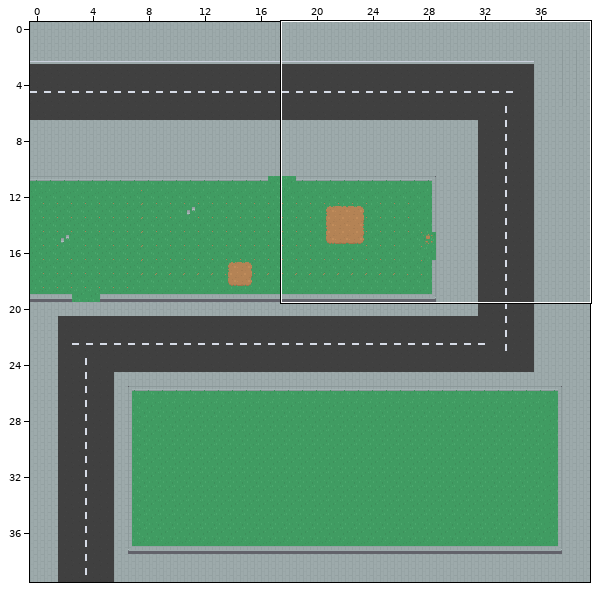
Tiled map (JSON) -- assets/map/level1.json. The picture above shows the old version from afar; the outline marks the close-up.
Close-up. First the earlier version:
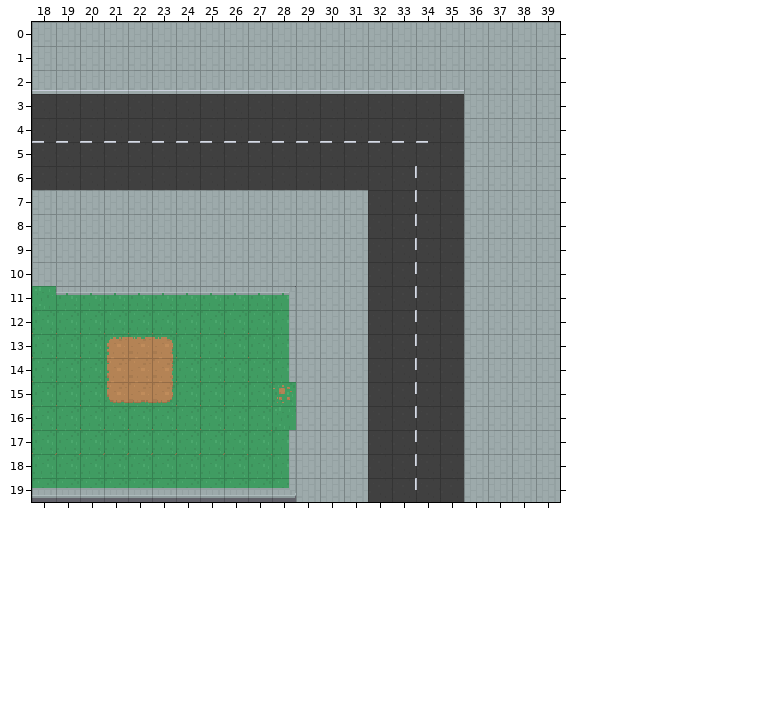
Cells are 16x16 px. Shown: x 18..39, y 0..19. The commit also changed other parts of the map, which this record leaves out.
And afterwards:
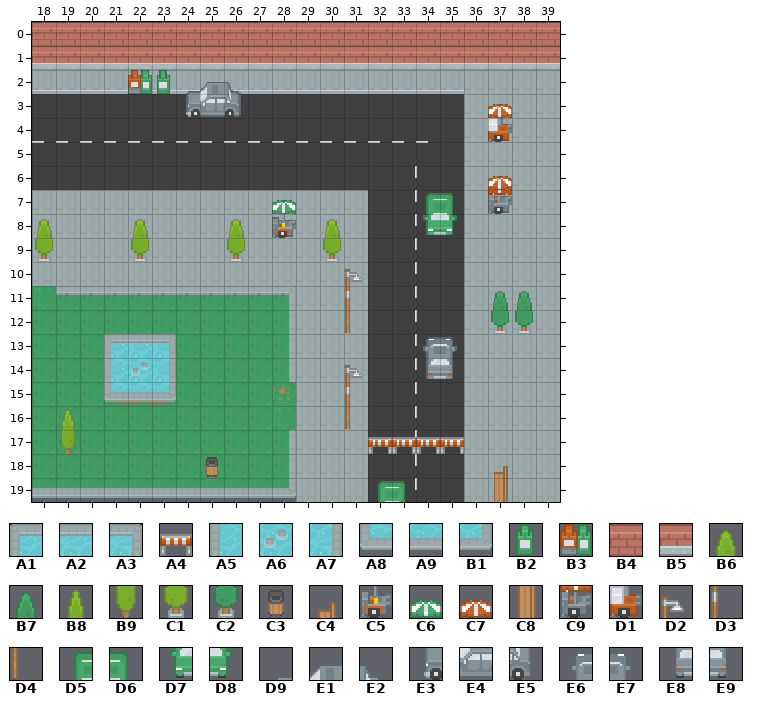
Key: from "modern": A1 174, A2 175, A3 176, A4 209, A5 211, A6 212, A7 213, A8 248, A9 249, B1 250, B2 288, B3 289, B4 335, B5 372, B6 401, B7 403, B8 404, B9 441, C1 475, C2 477, C3 497, C4 534, C5 550, C6 552, C7 553, C8 571, C9 588, D1 590, D2 600, D3 637, D4 674, D5 699, D6 700, D7 736, D8 737, D9 771, E1 772, E2 773, E3 808, E4 809, E5 810, E6 845, E7 846, E8 882, E9 883.
__ is an empty cell.
Tiles of an added or newly shown layer are drawn over the layers below it.
Change:
{"where": "layer \"World Level\" (now shown)"}
{"y":0,"x":18,"old":"__ __ __ __ __ __ __ __ __ __ __ __ __ __ __ __ __ __ __ __ __ __","new":"B4 B4 B4 B4 B4 B4 B4 B4 B4 B4 B4 B4 B4 B4 B4 B4 B4 B4 B4 B4 B4 B4"}
{"y":1,"x":18,"old":"__ __ __ __ __ __ __ __ __ __ __ __ __ __ __ __ __ __ __ __ __ __","new":"B5 B5 B5 B5 B5 B5 B5 B5 B5 B5 B5 B5 B5 B5 B5 B5 B5 B5 B5 B5 B5 B5"}
{"y":2,"x":22,"old":"__ __ __ __ __","new":"B3 B2 D9 E1 E2"}
{"y":3,"x":24,"old":"__ __ __","new":"E3 E4 E5"}
{"y":3,"x":37,"old":"__","new":"C7"}
{"y":4,"x":37,"old":"__","new":"D1"}
{"y":6,"x":37,"old":"__","new":"C7"}
{"y":7,"x":28,"old":"__","new":"C6"}
{"y":7,"x":34,"old":"__ __","new":"D5 D6"}
{"y":7,"x":37,"old":"__","new":"C9"}
{"y":8,"x":18,"old":"__","new":"B6"}
{"y":8,"x":22,"old":"__","new":"B6"}
{"y":8,"x":26,"old":"__","new":"B6"}
{"y":8,"x":28,"old":"__","new":"C5"}
{"y":8,"x":30,"old":"__","new":"B6"}
{"y":8,"x":34,"old":"__ __","new":"D7 D8"}
{"y":9,"x":18,"old":"__","new":"C1"}
{"y":9,"x":22,"old":"__","new":"C1"}
{"y":9,"x":26,"old":"__","new":"C1"}
{"y":9,"x":30,"old":"__","new":"C1"}
{"y":11,"x":37,"old":"__ __","new":"B7 B7"}
{"y":12,"x":31,"old":"__","new":"D4"}
{"y":12,"x":37,"old":"__ __","new":"C2 C2"}
{"y":13,"x":21,"old":"__ __ __","new":"A1 A2 A3"}
{"y":13,"x":34,"old":"__ __","new":"E6 E7"}
{"y":14,"x":21,"old":"__ __ __","new":"A5 A6 A7"}
{"y":14,"x":34,"old":"__ __","new":"E8 E9"}
{"y":15,"x":21,"old":"__ __ __","new":"A8 A9 B1"}
{"y":16,"x":19,"old":"__","new":"B8"}
{"y":16,"x":31,"old":"__","new":"D4"}
{"y":17,"x":19,"old":"__","new":"B9"}
{"y":17,"x":32,"old":"__ __ __ __","new":"A4 A4 A4 A4"}
{"y":18,"x":25,"old":"__","new":"C3"}
{"y":18,"x":37,"old":"__","new":"C4"}
{"y":19,"x":32,"old":"__ __","new":"D5 D6"}
{"y":19,"x":37,"old":"__","new":"C8"}
{"where": "layer \"Above Player\" (now shown)"}
{"y":10,"x":31,"old":"__","new":"D2"}
{"y":11,"x":31,"old":"__","new":"D3"}
{"y":14,"x":31,"old":"__","new":"D2"}
{"y":15,"x":31,"old":"__","new":"D3"}
